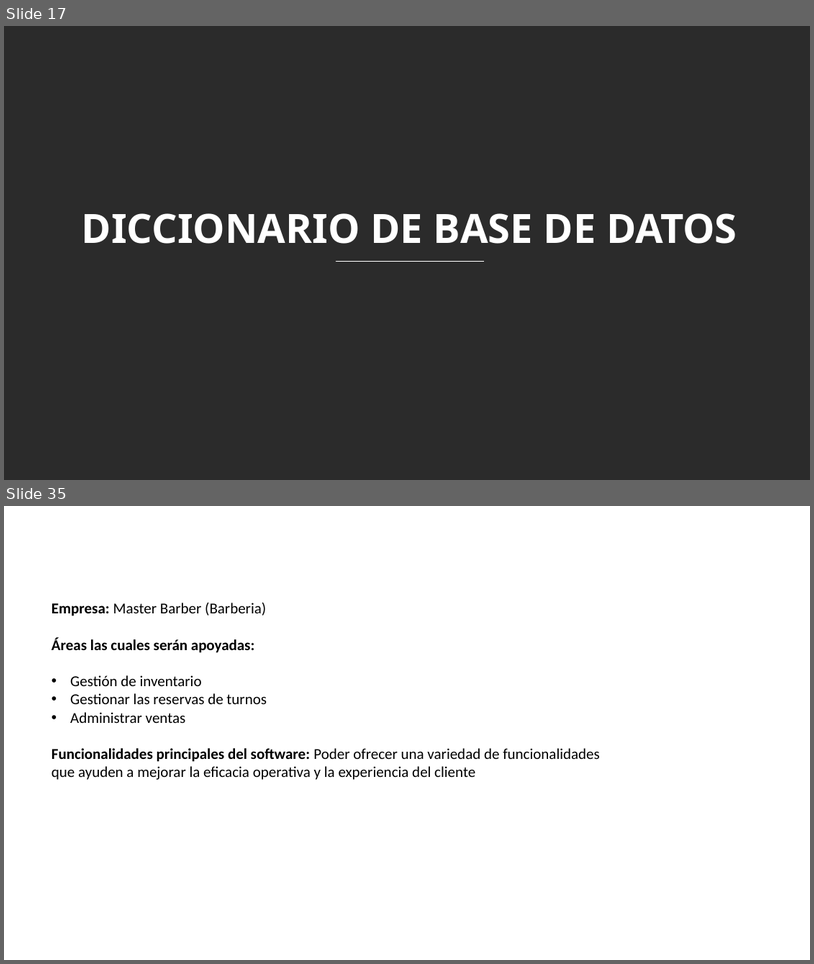
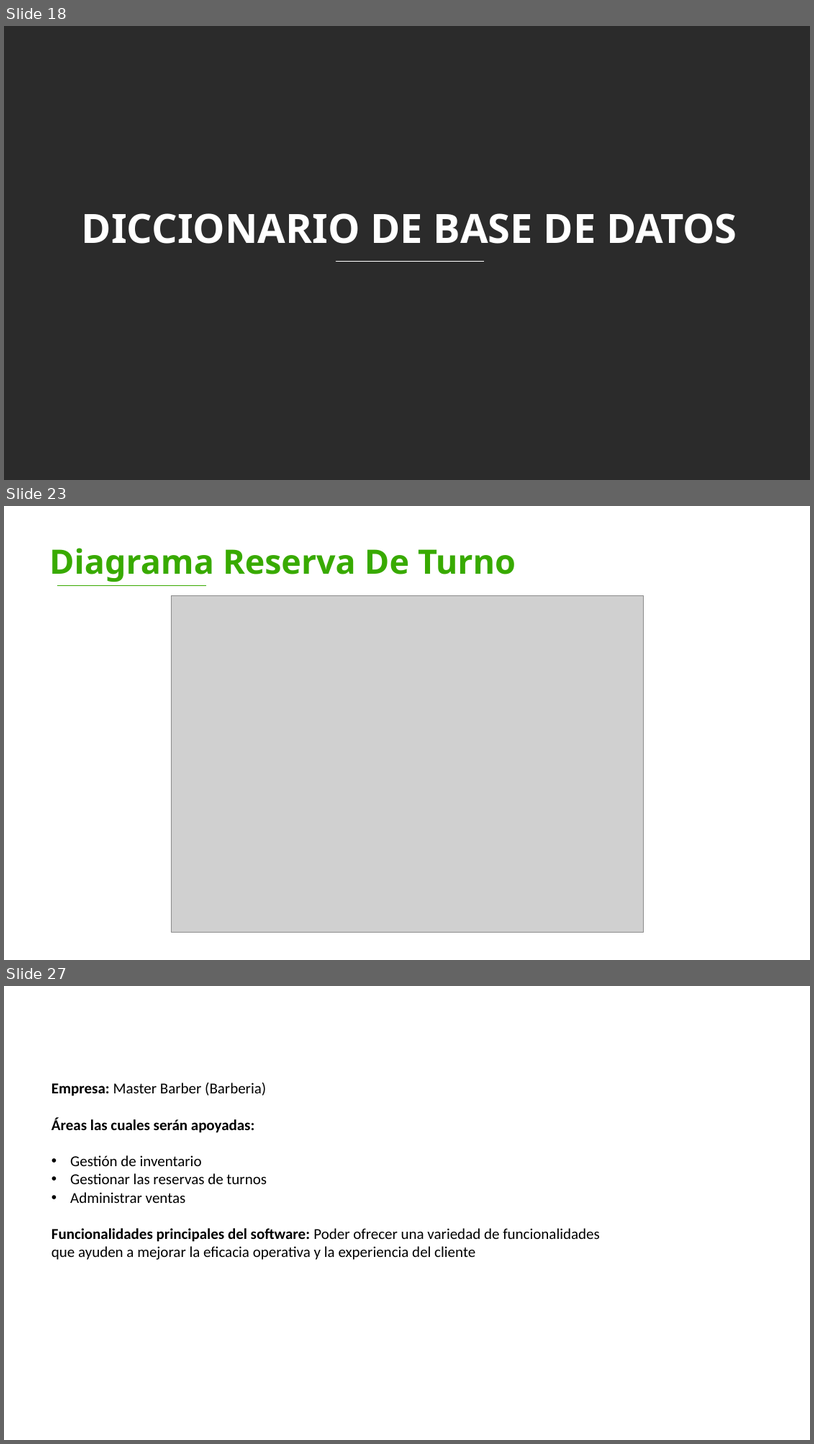
Before and after one commit to DavidV4iss/Master-Barber, a slide deck: PRESENTACION ENTREGABLES 2/Entregables 2.pptx. Shown one above the other, each under a label of ours: slides 17 and 35 before the commit, slides 18, 23 and 27 after it; the slides between them are not shown. The pictures are 814x964 and 814x1444 pixels, drawn with LibreOffice and Linux fonts; fonts in the diff are those of the drawing; grey boxes stand for pictures; background and template pictures are left out; a plain dark background stands for a picture behind light text. Boxes give left, top, right and bottom in pixels: in the first picture for what was removed or moved away, otherwise in the second. Text is boxed around its words. In the diff, an @@ line names an element or a change of style, - is before the commit and + after.

```diff
--- a/PRESENTACION ENTREGABLES 2/Entregables 2.pptx
+++ b/PRESENTACION ENTREGABLES 2/Entregables 2.pptx
@@ slide 23 added at bbox=[4, 506, 810, 960], background picture (left out) @@
@@ text added at bbox=[49, 548, 516, 582], 40 pt, text #38AA00, bold @@
+Diagrama Reserva De Turno
@@ line added from (58, 585) to (206, 585), #38AA00 1 pt @@
@@ picture added at bbox=[171, 595, 643, 932] @@
@@ what was slide 17 is now slide 18 @@
@@ what was slide 35 is now slide 27 @@
```
Also in this commit, not shown: 5 slides changed, 6 other slides added, 15 slides removed.
